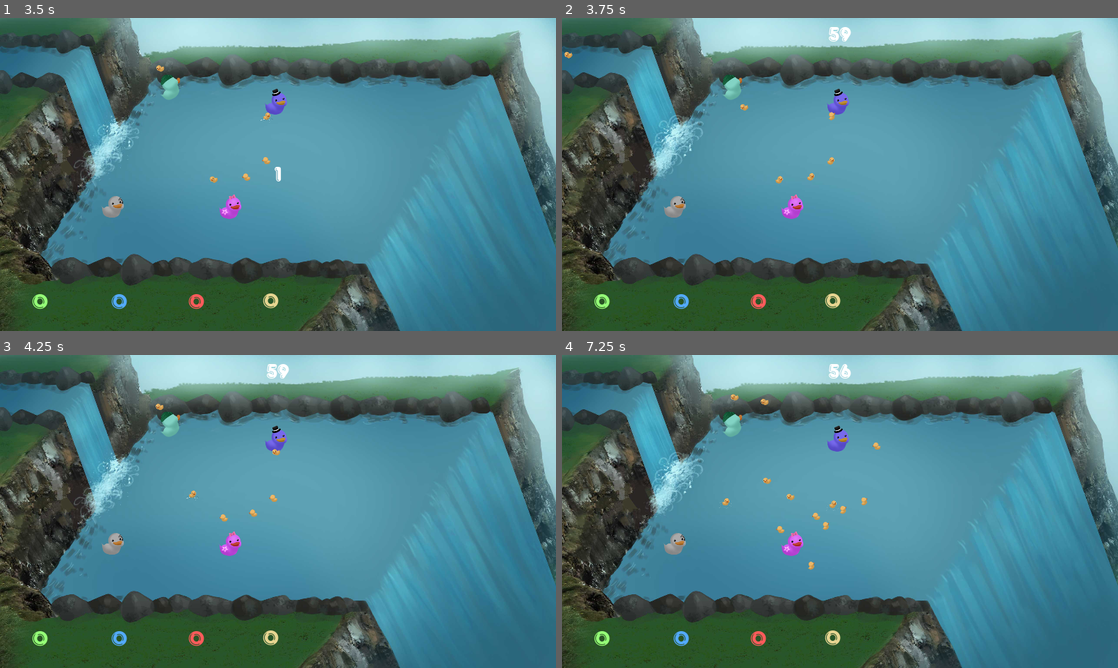
Above: before the commit, frames 1-4 (two rows, left to right).
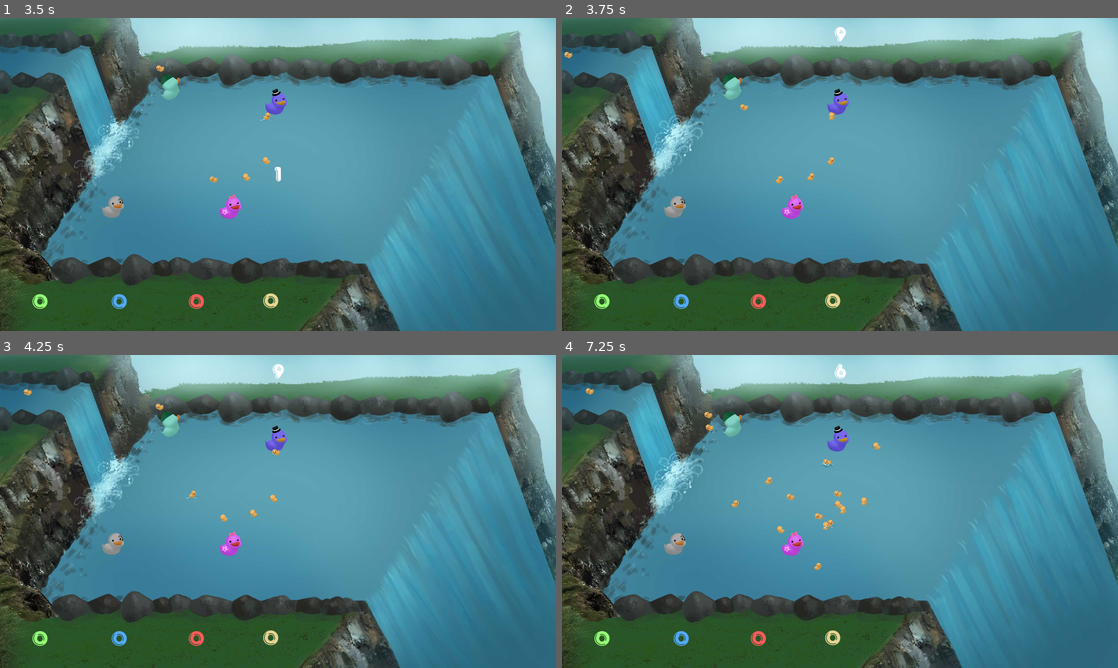
Above: after the commit, the same moments.

Repository: TeamAwesomeTOJam/ducks
Game: Godot game, scene res://Game.tscn
Two runs of this game, one before a commit and one after it. Both use one fixed random seed, a clock stepped at 60 frames per second and the inputs below.
Inputs:
- Up to frame 1 (3.5 s): tap Enter (p0duck) at 0.5, 0.6, 1.35, 2.1, 2.85 s; hold Up (ui_up) 0.53-1.28 s; hold Up (ui_up) from 2.03 s (still down)
- Up to frame 2 (3.75 s): release Up (ui_up) at 3.53 s; tap Enter (p0duck) at 3.6 s
- Up to frame 3 (4.25 s): no input
- Up to frame 4 (7.25 s): tap Enter (p0duck) every 0.75 s from 4.35 to 6.6 s; hold Up (ui_up) from 5.78 s (still down)

Frame 1 is identical in both runs. In frame 2, 0.1% of the frame differs, in the area x 48-52%, y 2-8%; in frame 3, 0.2%; in frame 4, 0.5%, in the area x 4-52%, y 2-69%.

Commit message:
Tightened post_game

Diff:
--- a/Game.gd
+++ b/Game.gd
@@ -11,7 +11,8 @@
 
 var MAX_PLAYERS = 4
 var MAX_TIME_PRE_GAME = 3.0
-var MAX_TIME_GAME = 60.0
+var MAX_TIME_GAME = 10.0
+
 
 enum STATE {
     idle,
@@ -38,7 +39,27 @@
     $HUD.end_game()
     update_state(STATE.post_game)
 
-#    emit_signal('game_ended')
+    emit_signal('game_ended')
+
+
+var top_score = -1
+var top_player = null
+var players = {}
+var last_player_done = false
+func player_ended(player_number):
+    if last_player_done && player_number == top_player.PLAYER_NUMBER:
+        print('ended')
+    else:
+        var player = players[player_number]
+        players.erase(player_number)
+
+        if player.my_score > top_score:
+            top_player = player
+            top_score = player.my_score
+
+        if !players:
+            top_player.winner()
+            last_player_done = true
 
 
 func update_hud():
@@ -81,11 +102,19 @@
 
     self.connect('game_ended', duck, '_game_ended')
 
+func init_player(player):
+    players[player.PLAYER_NUMBER] = player
+    player.connect('player_ended', self, 'player_ended')
 
 func _ready():
     update_state(STATE.idle)
     $Background.play()
     randomize()
+
+    init_player($Player0)
+    init_player($Player1)
+    init_player($Player2)
+    init_player($Player3)
 
 
 func _process(delta):
--- a/Game.tscn
+++ b/Game.tscn
@@ -39,7 +39,7 @@
 custom_solver_bias = 0.0
 extents = Vector2( 100, 720 )
 
-[node name="Game" type="Node"]
+[node name="Game" type="Node" index="0"]
 
 script = ExtResource( 1 )
 Player = ExtResource( 2 )
@@ -80,6 +80,7 @@
 
 [node name="ScoringArea" type="Area2D" parent="." index="6"]
 
+editor/display_folded = true
 position = Vector2( 2560, 720 )
 input_pickable = true
 gravity_vec = Vector2( 0, 1 )
@@ -113,6 +114,7 @@
 
 [node name="Borders" type="StaticBody2D" parent="." index="9"]
 
+editor/display_folded = true
 input_pickable = false
 collision_layer = 1
 collision_mask = 1
--- a/Player.gd
+++ b/Player.gd
@@ -1,4 +1,6 @@
 extends RigidBody2D
+
+signal player_ended
 
 export (int) var SPEED = 20000
 export (int) var MAX_SPEED = 500
@@ -40,7 +42,7 @@
 
 func _ready():
     my_score = 0
-    direction = Vector2(1, rand_range(-0.2, 0.2)).normalized()
+    direction = Vector2(1, 0).normalized()
     speed = rand_range(450, 750)
     screensize = get_viewport_rect().size
     DEFAULT_COLLISION_LAYER = 1 << PLAYER_NUMBER
@@ -168,7 +170,7 @@
     elif impulse_vector.y < 0 and impulse_vector.y < impulse_vector.x:
         $AnimatedSprite.animation = "p" + str(PLAYER_NUMBER) + "_up"
 
-
+var sent = false
 func scoring(delta):
     scoring_timer -= delta
 
@@ -176,7 +178,16 @@
 
     if scoring_timer < 0:
         add_score()
-        respawn()
+        if !is_post_game:
+            respawn()
+        elif !sent:
+            emit_signal('player_ended', self.PLAYER_NUMBER)
+            sent = true
+
+var is_winner = false
+func winner():
+    is_winner = true
+    respawn()
 
 
 func spawning(delta):
@@ -194,8 +205,10 @@
         self.linear_velocity = Vector2(0,0)
         enter_playing_state()
 
+    sent = false
+
 func post_game(delta):
-    var impulse_vector = direction * speed * 10.0
+    var impulse_vector = direction * speed * (10.0 if !is_winner else 1.0)
     apply_impulse(Vector2(), impulse_vector * delta)
 
 ###
@@ -208,7 +221,9 @@
     self.boost_timer = 0
     self.boost_wait_timer = 0
     self.boosting = false
-    state = STATE.Playing if !is_post_game else STATE.PostGame
+    state = STATE.Playing
+    if is_post_game || is_winner:
+        state = STATE.PostGame
 
     var splash = Splash.instance()
     splash.position = Vector2()
@@ -216,13 +231,13 @@
     self.add_child(splash)
 
 func respawn():
-    if is_post_game:
-        return
-
     self.linear_velocity = Vector2(0,0)
     state = STATE.MoveToRespawn
     wait = true
-    spawn_destination = Vector2(rand_range(740, 1280), rand_range(320, 1100))
+    if is_winner:
+        spawn_destination = Vector2(862.564941, 587.203247)
+    else:
+        spawn_destination = Vector2(rand_range(740, 1280), rand_range(320, 1100))
     z_index = spawn_destination.y
 
 func entered_score_zone():
